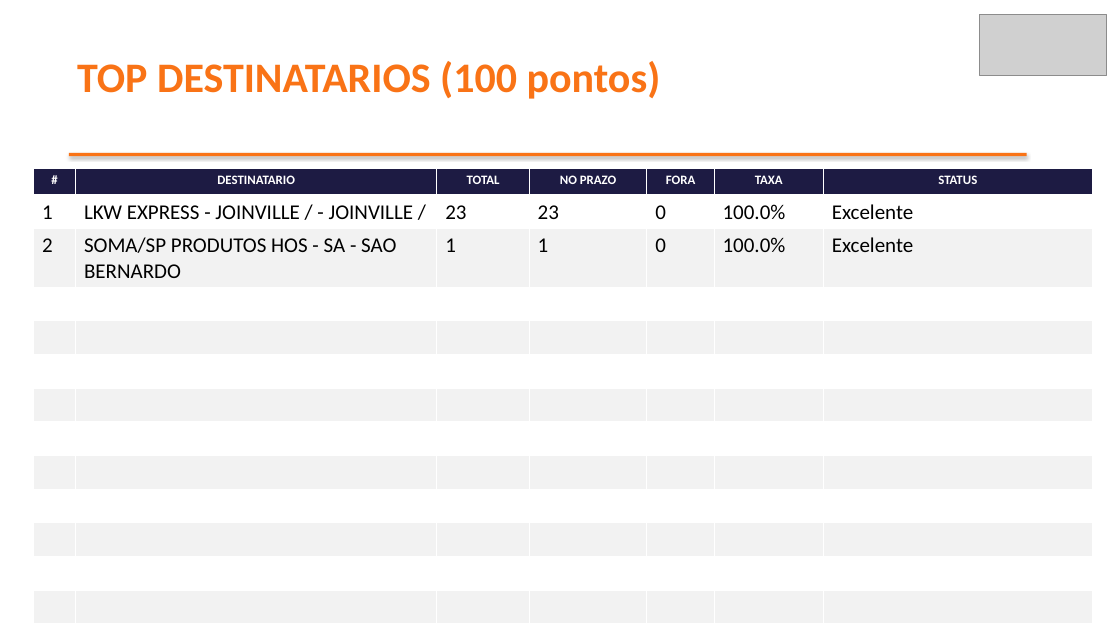
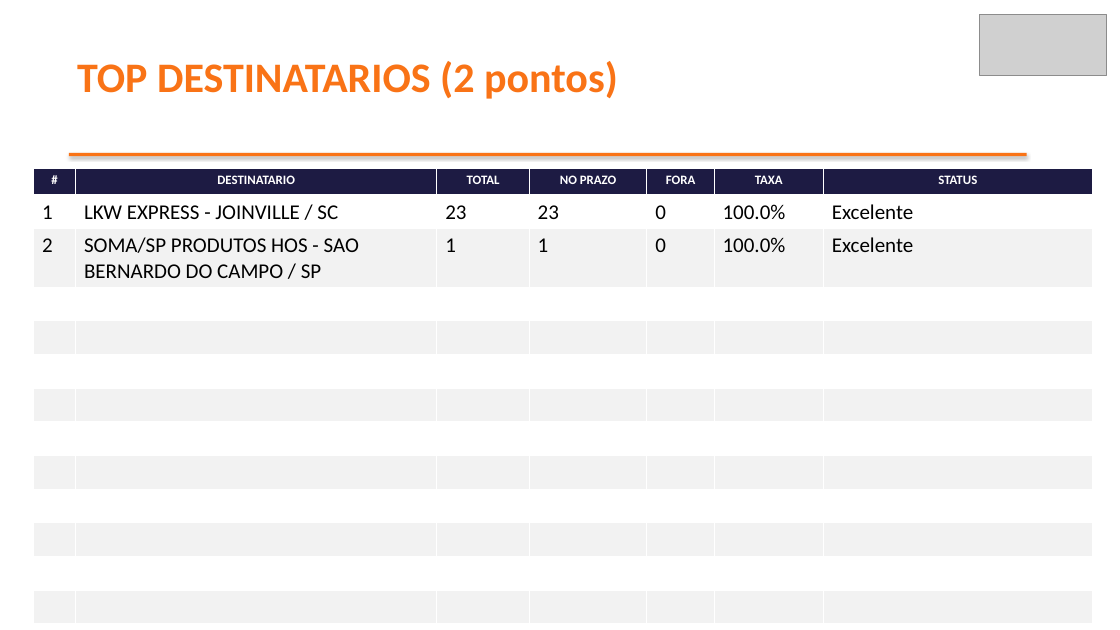
Before and after one commit to brendaelicia-sketch/PortoEX, a slide deck: slide 6 of pptx/maio_2026/LKW_EXPRESS.pptx. Drawn at 1120x630 pixels with LibreOffice and Linux fonts; fonts in the diff are those of the drawing; grey boxes stand for pictures. Boxes give left, top, right and bottom in pixels: in the first picture for what was removed or moved away, otherwise in the second. Text is boxed around its words. In the diff, an @@ line names an element or a change of style, - is before the commit and + after.

```diff
--- a/pptx/maio_2026/LKW_EXPRESS.pptx
+++ b/pptx/maio_2026/LKW_EXPRESS.pptx
@@ text at (x1=77, y1=61, x2=618, y2=99): text changed @@
-TOP DESTINATARIOS (100 pontos)
+TOP DESTINATARIOS (2 pontos)
@@ table at (x1=34, y1=168, x2=1092, y2=571) @@
-row 2, column 2: LKW EXPRESS - JOINVILLE / - JOINVILLE /
+row 2, column 2: LKW EXPRESS - JOINVILLE / SC
-row 3, column 2: SOMA/SP PRODUTOS HOS - SA - SAO BERNARDO
+row 3, column 2: SOMA/SP PRODUTOS HOS - SAO BERNARDO DO CAMPO / SP
```
Also in this commit, not shown: 2 other slides changed, 1 slide added, 1 slide removed.
